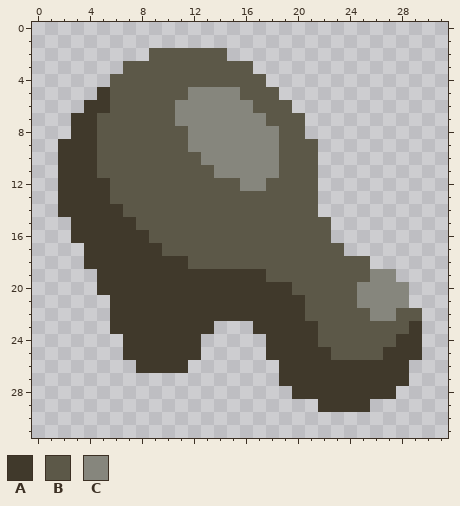
Pixel-art sprite -- assets/sprites/items/petroleum.png. This is how it looked before the edit.
The file is 32x32 pixels.
Palette (. is transparent): A #40392b  B #5c5848  C #86867d
Pixels before, first column x 2:
 2 .......BBBBBB...............
 3 .....BBBBBBBBBB.............
 4 ....BBBBBBBBBBBB............
 5 ...ABBBBBBCCCCBBB...........
 6 ..AABBBBBCCCCCCBBB..........
 7 .AABBBBBBCCCCCCCBBB.........
 8 .AABBBBBBBCCCCCCCBB.........
 9 AAABBBBBBBCCCCCCCBBB........
10 AAABBBBBBBBCCCCCCBBB........
11 AAABBBBBBBBBCCCCCBBB........
12 AAAABBBBBBBBBBCCBBBB........
13 AAAABBBBBBBBBBBBBBBB........
14 AAAAABBBBBBBBBBBBBBB........
15 .AAAAABBBBBBBBBBBBBBB.......
16 .AAAAAABBBBBBBBBBBBBB.......
17 ..AAAAAABBBBBBBBBBBBBB......
18 ..AAAAAAAABBBBBBBBBBBBBB....
19 ...AAAAAAAAAAAAABBBBBBBBCC..
20 ...AAAAAAAAAAAAAAABBBBBCCCC.
21 ....AAAAAAAAAAAAAAABBBBCCCC.
22 ....AAAAAAAAAAAAAAABBBBBCCBB
23 ....AAAAAAAA...AAAAABBBBBBBA
24 .....AAAAAA.....AAAABBBBBBAA
25 .....AAAAAA.....AAAAABBBBAAA
26 ......AAAA.......AAAAAAAAAA.
27 .................AAAAAAAAAA.
28 ..................AAAAAAAA..
29 ....................AAAA....
After the commit:
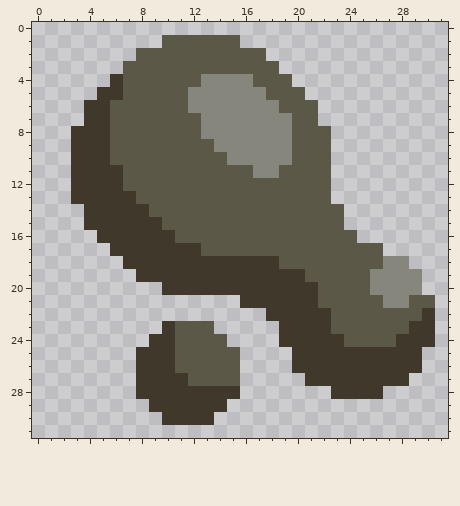
Log entry: slightly updated petroleum sprite and THE EVIL LEMON
Diff:
Changed rows in their new state; - is an unchanged pixel.
first column x 2:
 1 --------BBBBBB---------------
 2 ------B------BBB-------------
 3 ---------------BB------------
 4 ----A------CCCC-BB-----------
 5 ----A---------CC-BB----------
 6 ---------B-----CC-BB---------
 7 -.-A-----BB-----CC-B---------
 8 ---A------B------C-BB--------
 9 .--A------BB-----C--B--------
10 .--A-------BB----C--B--------
11 .--AA-------BBB-----B--------
12 .---A---------BB----B--------
13 .---AA--------------B--------
14 ..---AA-------------BB-------
15 -.----AA-------------B-------
16 -..----AA------------BB------
17 --..----AAA-----------BBB----
18 --...-----AAAAAAA-------BCC--
19 ---...----------AAA-------CC-
20 ---.....----------AA---B---C-
21 ----..........-----A---BB--BB
22 ----............---AA---BB--A
23 ----....-BBB---..---A-------A
24 -----..--BBBB---.---AA------A
25 -----.---BBBBB--..---AAAA----
26 ---------BBBBB---.---------A-
27 ------AAAABBBB---..----------
28 ------AAAAAAAA----...----.---
29 -------AAAAAA-------....-----
30 --------AAAA-----------------
